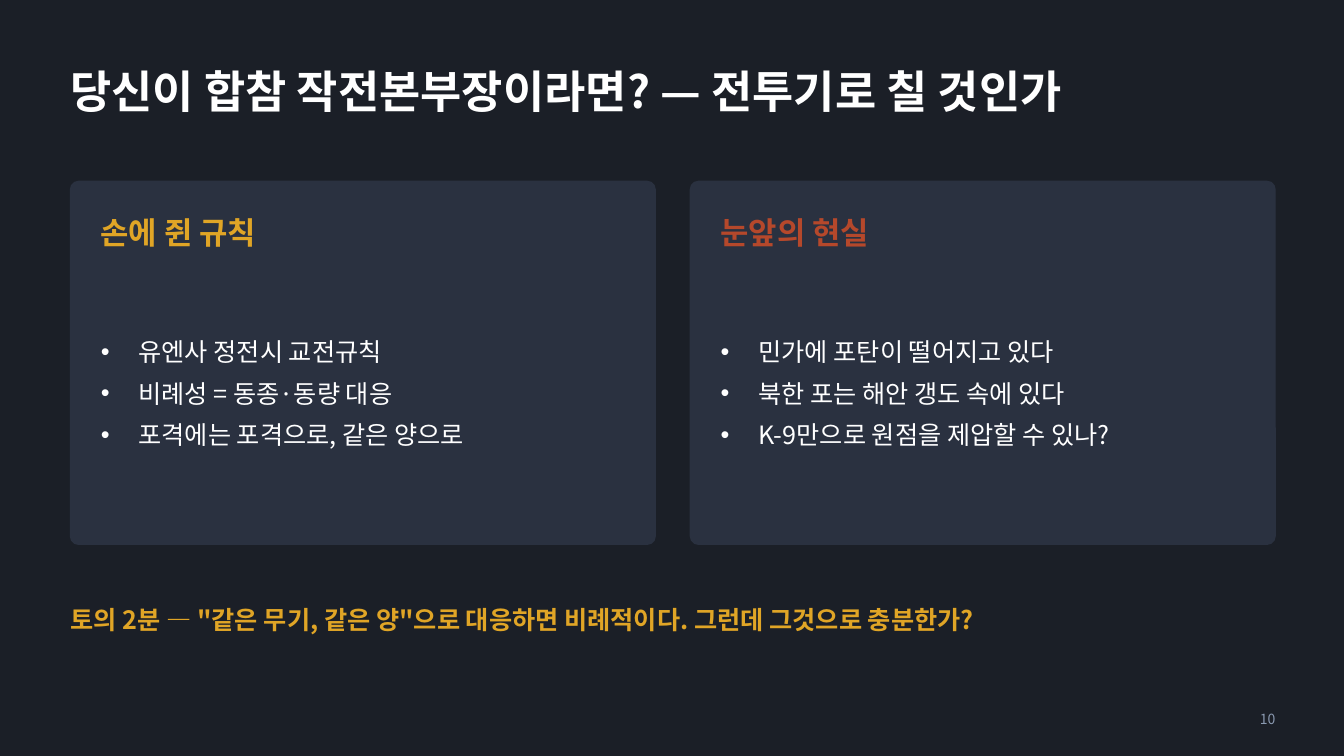
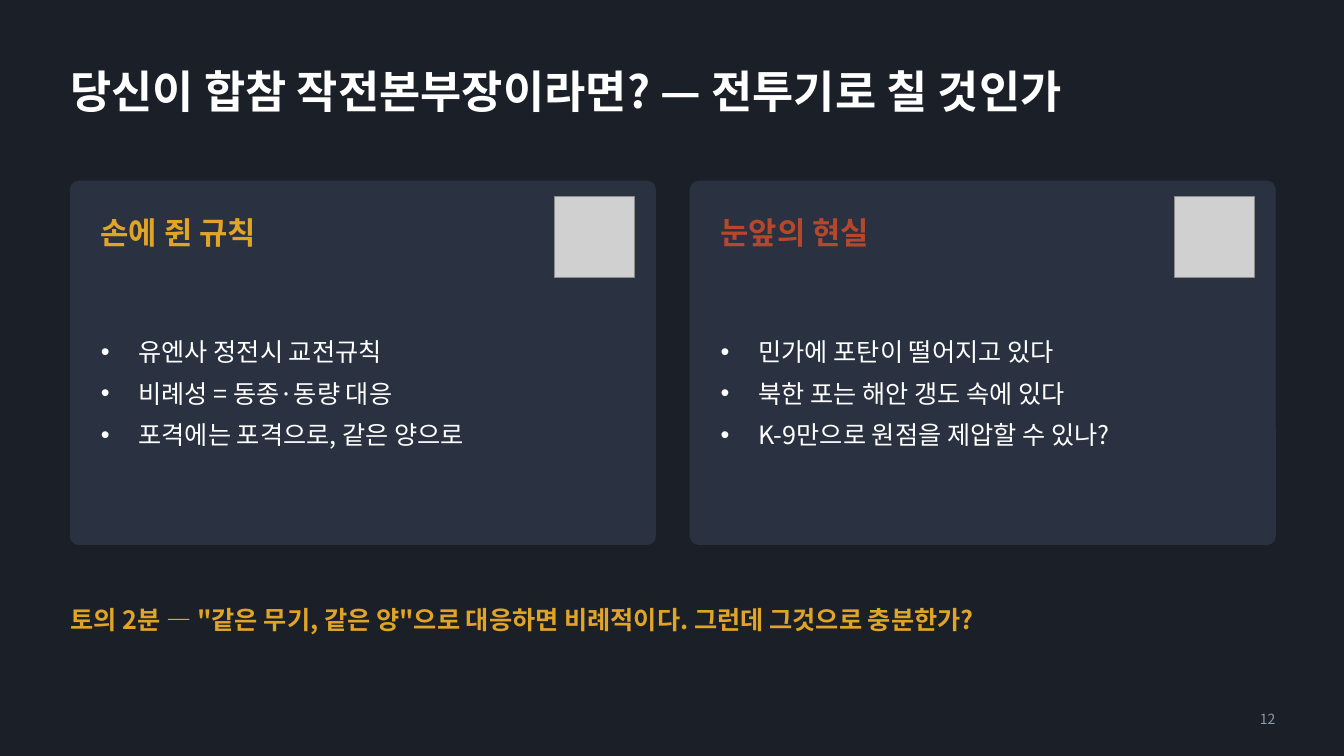
Before and after one commit to topys2000/study, a slide deck: slide 12 of 국지/공통/강평보조자료_비례성과_과거사례(판문점·연평도).pptx (slide 10 before the commit). Drawn at 1344x756 pixels with LibreOffice and Linux fonts; fonts in the diff are those of the drawing; grey boxes stand for pictures. Boxes give left, top, right and bottom in pixels: in the first picture for what was removed or moved away, otherwise in the second. Text is boxed around its words. In the diff, an @@ line names an element or a change of style, - is before the commit and + after.

```diff
--- a/국지/공통/강평보조자료_비례성과_과거사례(판문점·연평도).pptx
+++ b/국지/공통/강평보조자료_비례성과_과거사례(판문점·연평도).pptx
@@ picture added at (555, 197, 635, 277) @@
@@ picture added at (1175, 197, 1255, 277) @@
@@ page number at (1260, 713, 1276, 724): text changed @@
-10
+12
```
Also in this commit, not shown: 8 other slides changed, 2 slides added, 4 other files.
